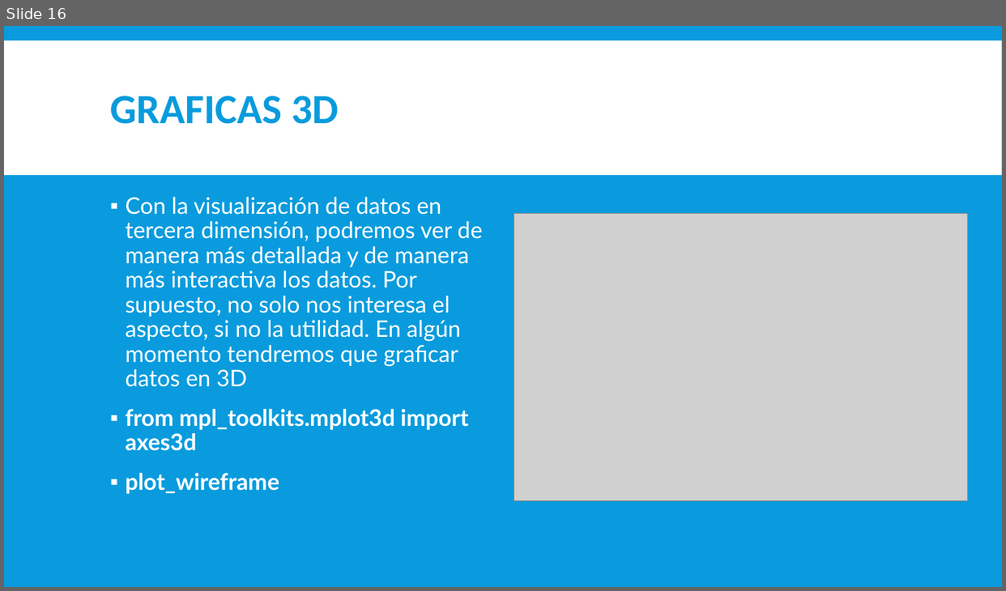
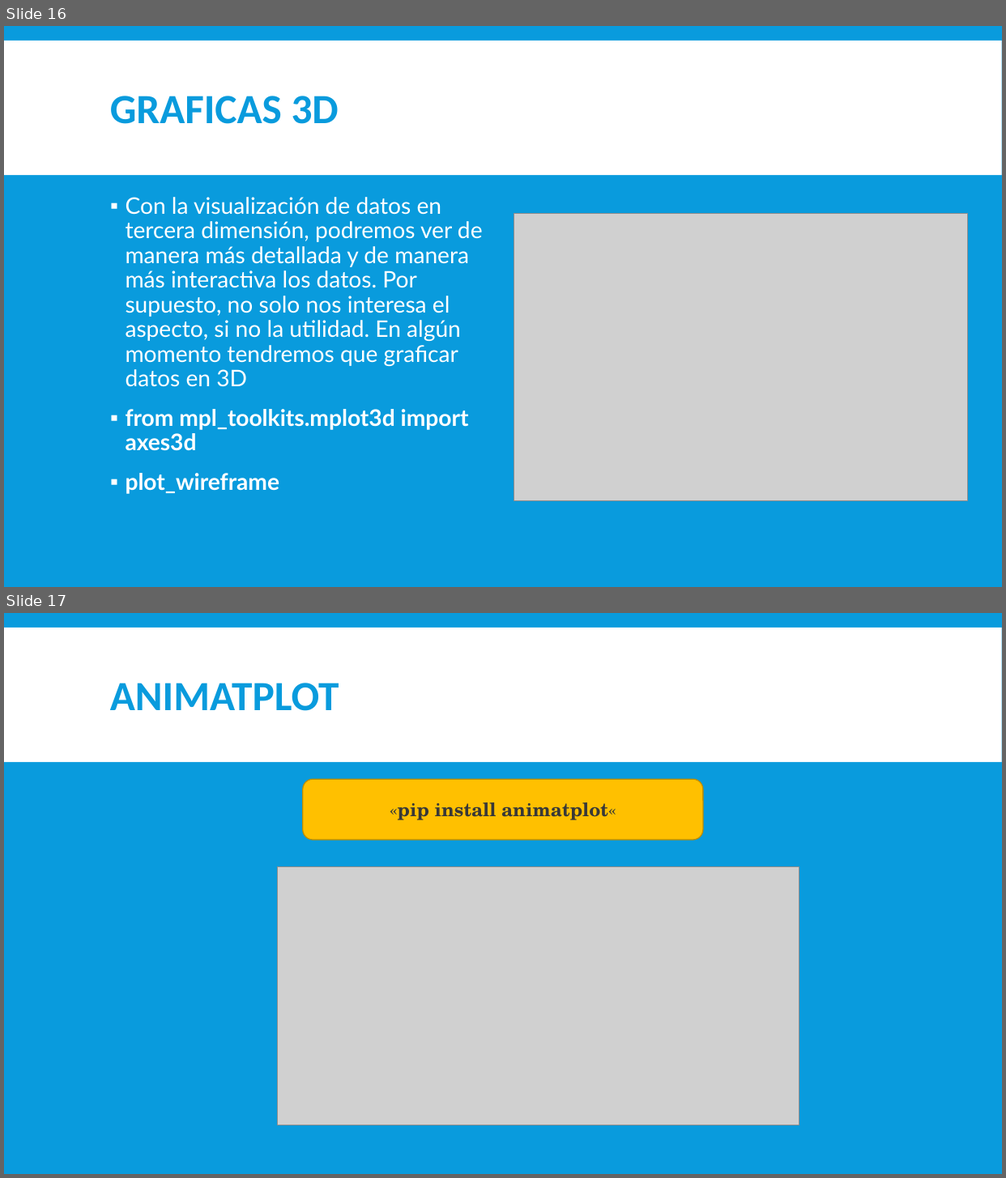
Before and after one commit to LuisOchoa1495/Graficos-Python, a slide deck: MATPLOTLIB_INTRODUCCION.pptx. Shown one above the other, each under a label of ours: slide 16 before the commit, slides 16 and 17 after it. The pictures are 1006x591 and 1006x1178 pixels, drawn with LibreOffice and Linux fonts; fonts in the diff are those of the drawing; grey boxes stand for pictures. Boxes give left, top, right and bottom in pixels: in the first picture for what was removed or moved away, otherwise in the second. Text is boxed around its words. In the diff, an @@ line names an element or a change of style, - is before the commit and + after.

```diff
--- a/MATPLOTLIB_INTRODUCCION.pptx
+++ b/MATPLOTLIB_INTRODUCCION.pptx
@@ slide 17 added at [4,613,1002,1174], background #099BDD; not listed: 1 template element that a slide beside it also shows @@
@@ title added at [110,683,339,711], 40 pt, text #099BDD, bold @@
+ANIMATPLOT
@@ rounded rectangle added at [303,779,703,840], fill #FFC000, outline #BD8E00 1 pt, 18 pt, text #383838, bold @@
+«pip install animatplot«
@@ picture added at [278,867,799,1125] @@
```
Also in this commit, not shown: 8 other files.
